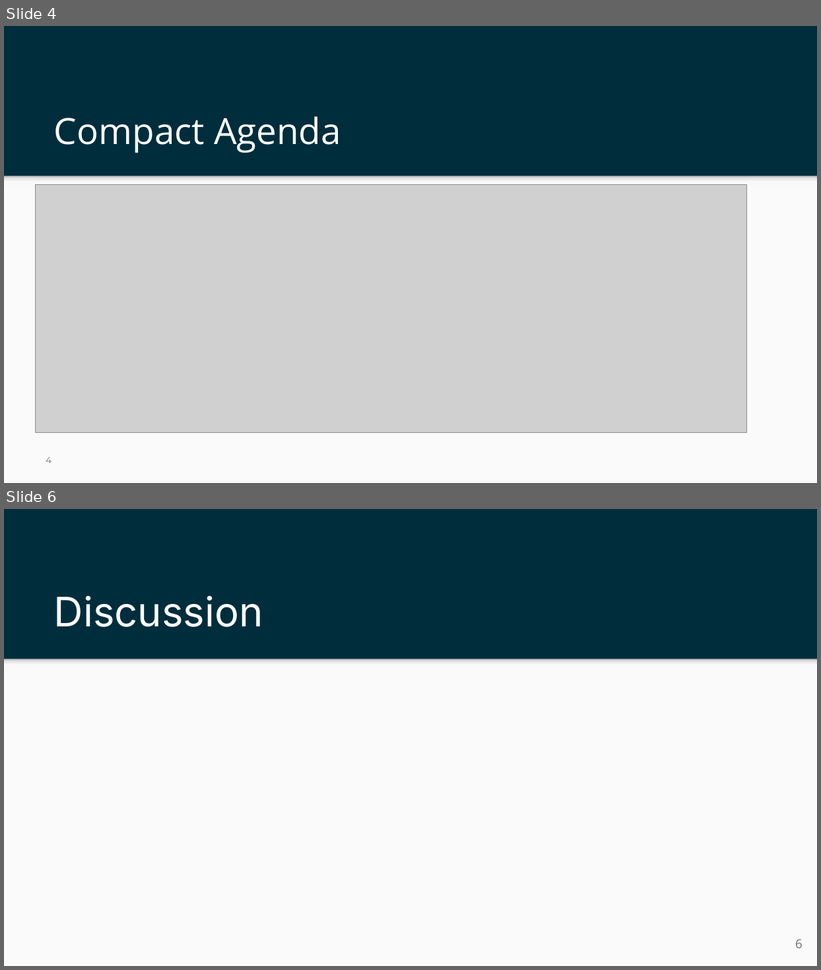
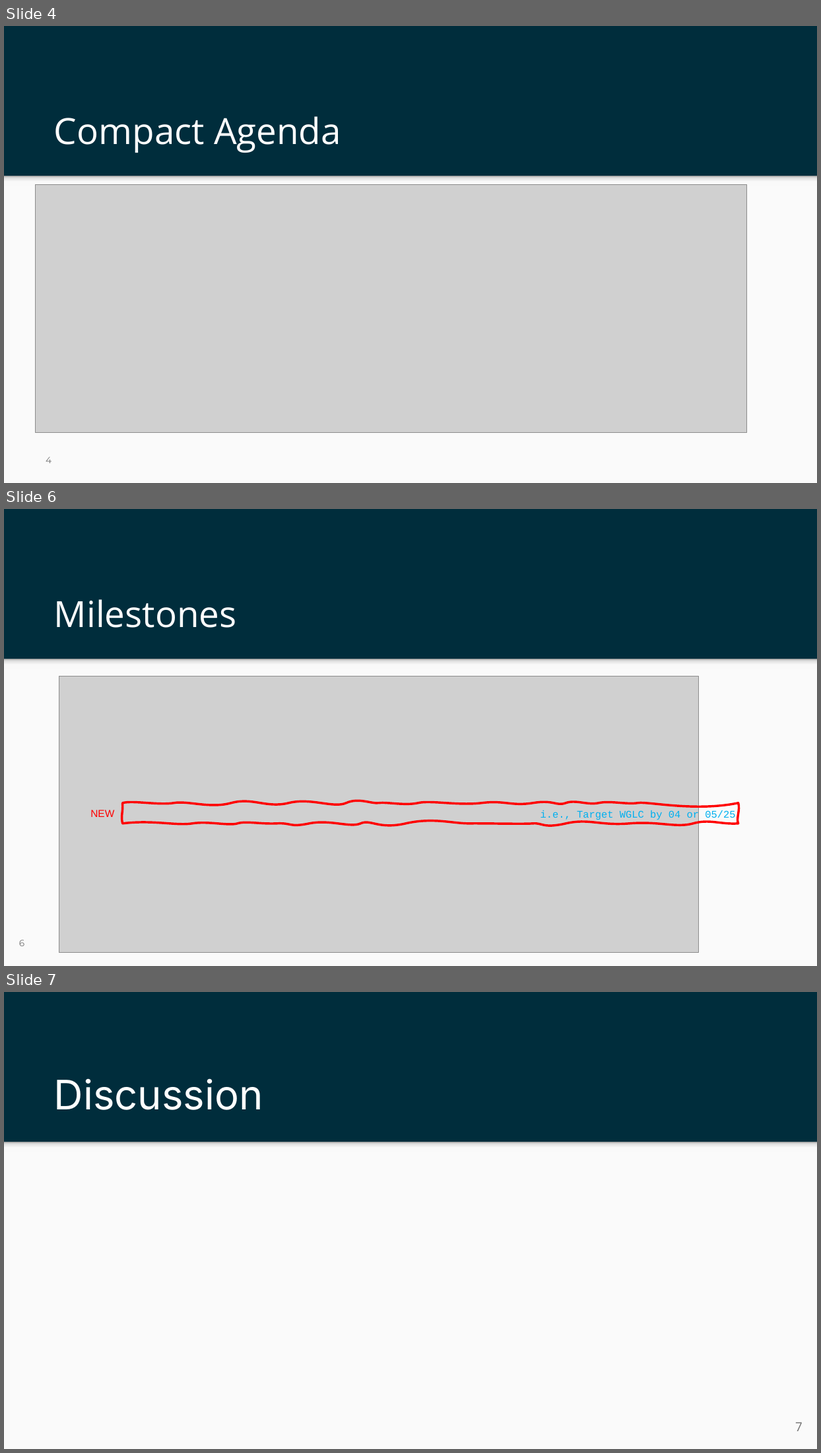
Before and after one commit to ietf-wg-nmop/IETF-Meetings, a slide deck: interim-102024/nmop-chairs-slides.pptx. Shown one above the other, each under a label of ours: slides 4 and 6 before the commit, slides 4, 6 and 7 after it; the slides between them are not shown. The pictures are 821x970 and 821x1453 pixels, drawn with LibreOffice and Linux fonts; fonts in the diff are those of the drawing; grey boxes stand for pictures; background and template pictures are left out. Boxes give left, top, right and bottom in pixels: in the first picture for what was removed or moved away, otherwise in the second. Text is boxed around its words. In the diff, an @@ line names an element or a change of style, - is before the commit and + after.

```diff
--- a/interim-102024/nmop-chairs-slides.pptx
+++ b/interim-102024/nmop-chairs-slides.pptx
@@ slide 6 added at <box>4,509,817,966</box>, background #002D3C; not listed: 2 template elements that a slide beside it also shows @@
@@ title added at <box>54,599,237,628</box>, 32 pt, text #FFFFFF @@
+Milestones
@@ picture added at <box>59,677,698,953</box> @@
@@ freeform shape added at <box>123,803,738,824</box>, outline #FF0000 2 pt @@
@@ text added at <box>90,810,114,817</box>, 9 pt, text #FF0000 @@
+NEW
@@ text added at <box>541,811,735,821</box>, 9 pt, text #00B0F0 @@
+i.e., Target WGLC by 04 or 05/25
@@ page number added at <box>19,940,24,947</box>, 8 pt, text #737373 @@
+6
@@ what was slide 6 is now slide 7 @@
@@ page number at <box>795,1422,803,1432</box>: text changed @@
-6
+7
```
Also in this commit, not shown: 3 slides changed.
